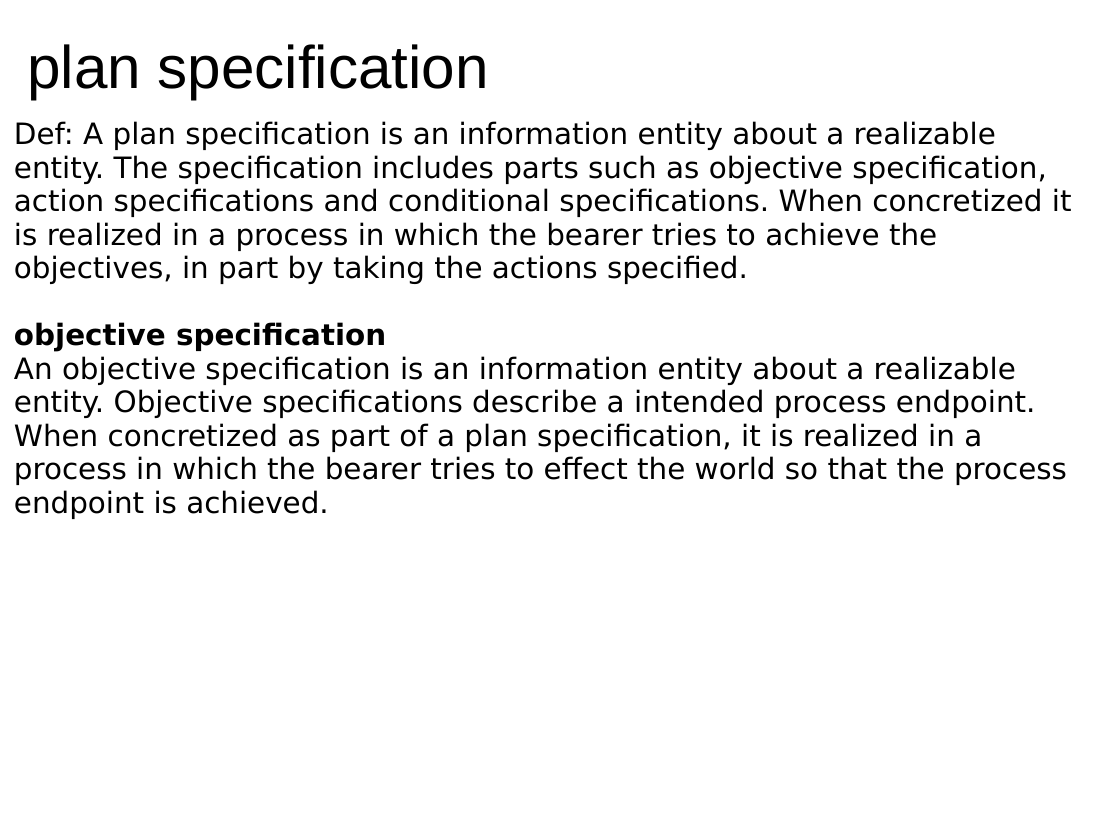
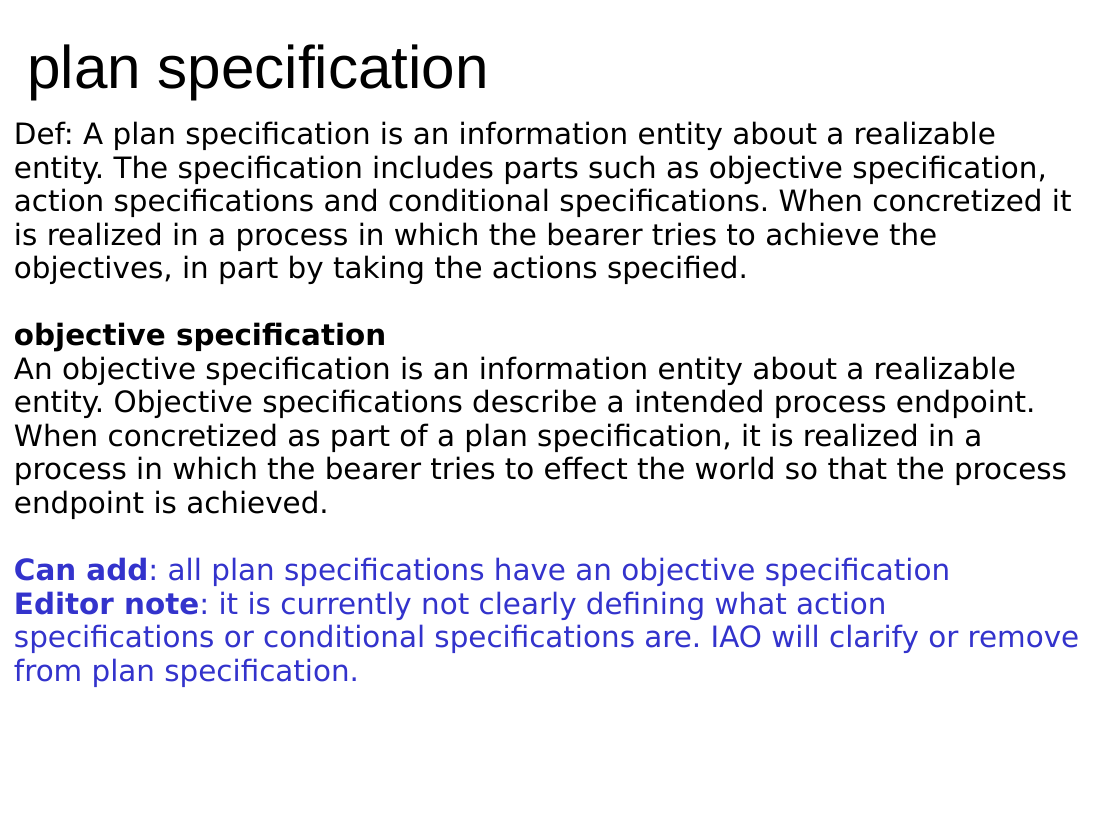
Before and after one commit to obi-ontology/obi-legacy-svn, a slide deck: slide 3 of trunk/docs/developer/PlanAndPlannedProcessDocs/Plans_and_Planned_Processes.ppt. Drawn at 1120x840 pixels with LibreOffice and Linux fonts; fonts in the diff are those of the drawing. Boxes give left, top, right and bottom in pixels: in the first picture for what was removed or moved away, otherwise in the second. Text is boxed around its words. In the diff, an @@ line names an element or a change of style, - is before the commit and + after.

```diff
--- a/trunk/docs/developer/PlanAndPlannedProcessDocs/Plans_and_Planned_Processes.ppt
+++ b/trunk/docs/developer/PlanAndPlannedProcessDocs/Plans_and_Planned_Processes.ppt
@@ text at (14,557,1080,687): paragraphs added @@
+Can add: all plan specifications have an objective specification
+Editor note: it is currently not clearly defining what action specifications or conditional specifications are. IAO will clarify or remove from plan specification.
```
Also in this commit, not shown: 10 other slides changed.
